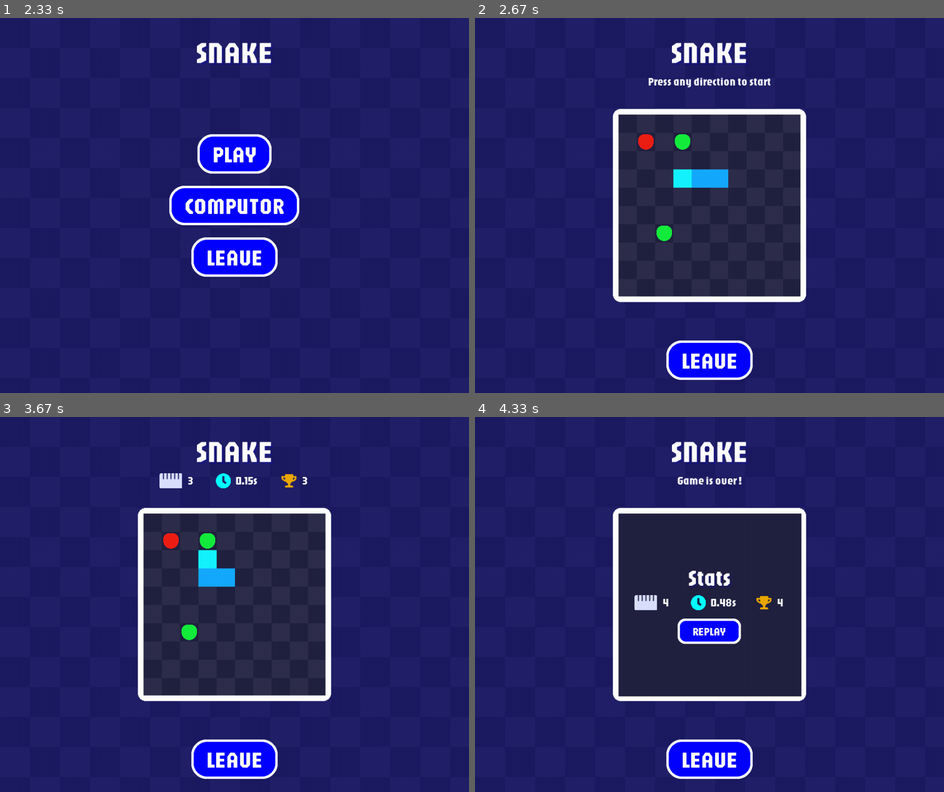
Above: before the commit, frames 1-4 (two rows, left to right).
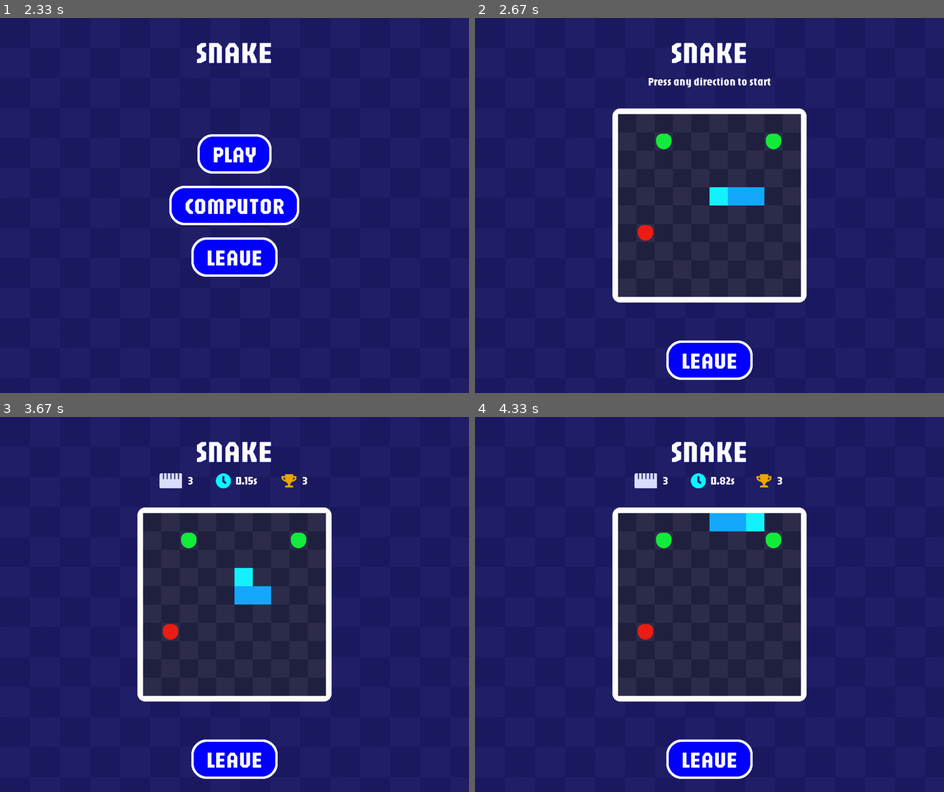
Above: after the commit, the same moments.

Repository: DevJ2K/snakeAI
Game: pygame game, started from srcs/Window.py
Same seed, same stepped clock (60 frames per second), same inputs: the game is played once before the commit and once after it.
Inputs (mouse positions are in pixels of both pictures, inside the frame that each line leads up to):
- Up to frame 1 (2.33 s): click "START" at 0.38 s; click (234, 231) at 0.72 s; click "END SESSION" at 2.05 s
- Up to frame 2 (2.67 s): click "PLAY" at 2.38 s
- Up to frame 3 (3.67 s): tap Enter at 2.67 s; hold Up from 3.5 s (still down)
- Up to frame 4 (4.33 s): release Up at 3.97 s; hold Right from 4 s (still down)

Frame 1 is identical in both runs. In frame 2, 2.7% of the frame differs, in the area x 29-71%, y 24-76%; in frame 3, 2.8%; in frame 4, 4.0%, in the area x 29-71%, y 15-76%.

Commit message:
🚧 : Start visualization interface and can change board size...

Diff:
--- a/srcs/Window.py
+++ b/srcs/Window.py
@@ -1,3 +1,4 @@
+import add_path
 import os
 import pygame
 import platform
@@ -5,13 +6,9 @@
 from WindowTheme import WindowTheme
 from tkinter import Tk
 from tkinter.filedialog import askopenfilename
-
-# import sys
-# sys.path.append(os.path.dirname(os.path.dirname(os.path.abspath(__file__))))
-# print(sys.path)
-
 from srcs.Snake import Snake
 from srcs.Training import Training
+from srcs.Agent import Agent
 import window.window_menu as win_screen
 import window.window_utils as win_utils
 
@@ -68,6 +65,14 @@
             model=None,
             learn=False
         )
+
+        self.agent = Agent(
+            board_size=10,
+            sessions_number=1,
+            model_name=None,
+            learn=False
+        )
+
         self.max_len = self.snake.max_snake_length
 
         self.next_direction = None
@@ -78,7 +83,7 @@
         self.triangle_buttons = []
 
         self.is_editing_session_num: bool = False
-        self.session_num_display: str = str(self.training.sessions_number)
+        self.session_num_display: str = str(self.agent.sessions_number)
 
     def get_font(self, size: int) -> pygame.font.Font:
         return pygame.font.Font(os.path.join(self.ROOT_PATH, self.font), size)
@@ -99,6 +104,8 @@
             win_screen.MENU_computor_training(self)
         elif self.menu == "TRAINING_VISUALIZATION":
             win_screen.RUN_training_visualization(self)
+        elif self.menu == "MODEL_VISUALIZATION":
+            win_screen.RUN_model_visualization(self)
         else:
             print(f"No menu select. '{self.menu}'")
             pass
@@ -110,8 +117,43 @@
         self.snake = Snake()
         self.snake.max_snake_length = self.max_len
 
+    def run_settings_vision(self):
+        self.agent = Agent(
+            board_size=10,
+            sessions_number=1,
+            model_name=None,
+            learn=False
+        )
+        self.session_num_display: str = str(self.agent.sessions_number)
+        self.switch_menu("COMPUTOR_VISUALIZATION_SETTINGS")
+
+    def run_settings_training(self):
+        self.agent = Agent(
+            board_size=10,
+            sessions_number=10,
+            model_name=None,
+            learn=True
+        )
+        self.session_num_display: str = str(self.agent.sessions_number)
+        self.switch_menu("COMPUTOR_TRAINING_SETTINGS")
+
     def run_training(self):
+        self.snake = self.agent
         self.switch_menu("TRAINING_VISUALIZATION")
+
+    def run_visualization(self):
+        self.snake = self.agent
+        self.switch_menu("MODEL_VISUALIZATION")
+
+    def handle_agent_training(self):
+        tick = (self.tick * self.speed) % self.FPS
+        last_tick = (self.last_tick * self.speed) % self.FPS
+
+        # if tick < last_tick:
+        #     if self.snake.next_frame(self.next_direction) is False:
+        #         self.handle_gameover()
+        #         self.snake.is_running = False
+        pass
 
     def handle_gameloop(self):
         tick = (self.tick * self.speed) % self.FPS
@@ -162,7 +204,7 @@
             self.is_editing_session_num = False
             if self.session_num_display == "...":
                 self.session_num_display = "1"
-            self.training.sessions_number = int(self.session_num_display)
+            self.agent.sessions_number = int(self.session_num_display)
 
         if key == pygame.K_BACKSPACE:
             if self.session_num_display == "...":
@@ -220,6 +262,10 @@
 
             if self.menu == "GAME_INTERFACE":
                 self.handle_gameloop()
+
+            if self.menu == "TRAINING_VISUALIZATION":
+                self.handle_agent_training()
+
             win_utils.update_button(self, pygame.mouse.get_pos(), onclick)
 
             pygame.display.flip()
@@ -314,6 +360,12 @@
         TILE_X = round(WIDTH / size)
         TILE_Y = round(HEIGHT / size)
 
+        WIDTH = TILE_X * size
+        HEIGHT = TILE_Y * size
+
+        DEFAULT_WIDTH = WIDTH + (2 * BORDER_SIZE)
+        DEFAULT_HEIGHT = HEIGHT + (2 * BORDER_SIZE)
+
         start_x = self.SCREEN_WIDTH / 2 - (WIDTH / 2)
         start_y = self.SCREEN_HEIGHT / 2 - (HEIGHT / 2)
 
@@ -371,7 +423,7 @@
 
     def get_model(self):
         # print(f"Calling loop {self.clock}")
-        return str(self.training.model)
+        return str(self.agent.model_name)
 
     def select_model(self):
         # HANDLE MACOS
@@ -388,8 +440,8 @@
         # tmp_win.tk.call('tk', 'scaling', 2.0)
         # filename = askopenfilename(title="Select a model")
         filename = askopenfilename(title="Select a model")
-        # print(filename)
-        if filename.isinstance(list) or filename.isinstance(tuple):
+
+        if isinstance(filename, list) or isinstance(filename, tuple):
             if len(filename) > 0:
                 filename = filename[0]
             else:
@@ -401,19 +453,22 @@
         if filename == '':
             return
         else:
-            self.training.model = filename
-
-    def decrease_board_size(self):
-        if self.training.board_size == 10:
-            return
-        else:
-            self.training.board_size -= 2
-
-    def increase_board_size(self):
-        if self.training.board_size == 20:
-            return
-        else:
-            self.training.board_size += 2
+            self.agent.model_name = filename
+            self.agent.load_model(filename)
+
+    def decrease_board_size(self, min_size: int = 10):
+        if self.agent.size <= min_size:
+            return
+        else:
+            self.agent.size -= 2
+        self.agent.new_game()
+
+    def increase_board_size(self, max_size: int = 20):
+        if self.agent.size >= max_size:
+            return
+        else:
+            self.agent.size += 2
+        self.agent.new_game()
 
     def edit_sessions_number(self):
         self.is_editing_session_num = True
@@ -421,5 +476,6 @@
 
 
 if __name__ == "__main__":
+    add_path.void()
     window = Window(title="SnakeAI", size=(1000, 800))
     window.launch()
--- /dev/null
+++ b/srcs/add_path.py
@@ -0,0 +1,7 @@
+import os
+import sys
+sys.path.append(os.path.dirname(os.path.dirname(os.path.abspath(__file__))))
+
+
+def void():
+    pass
